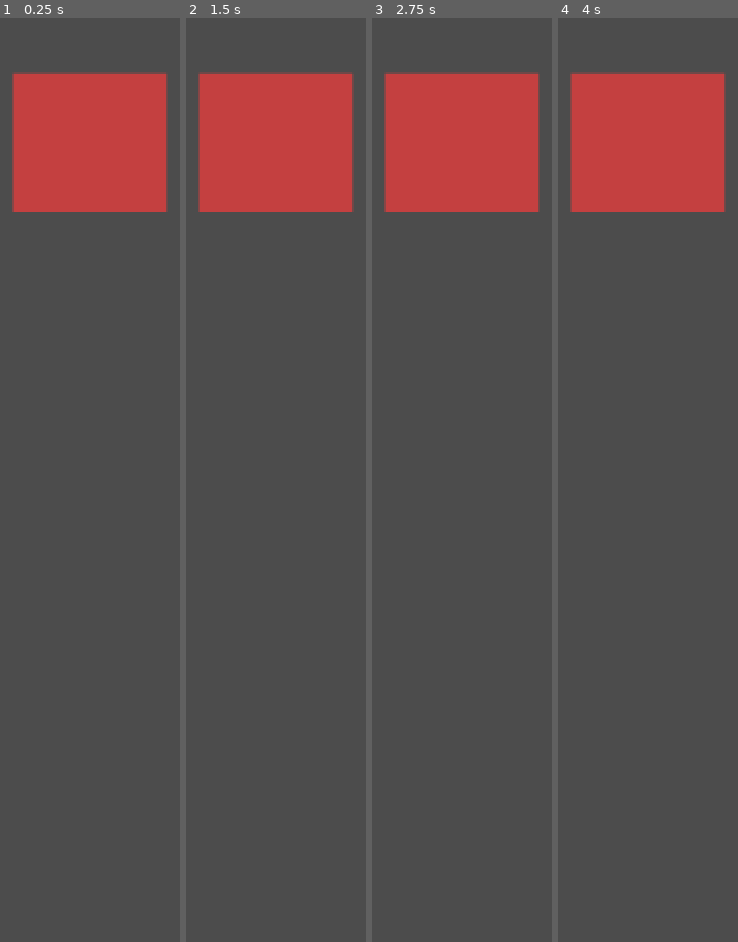
Above: before the commit, frames 1-4 (left to right).
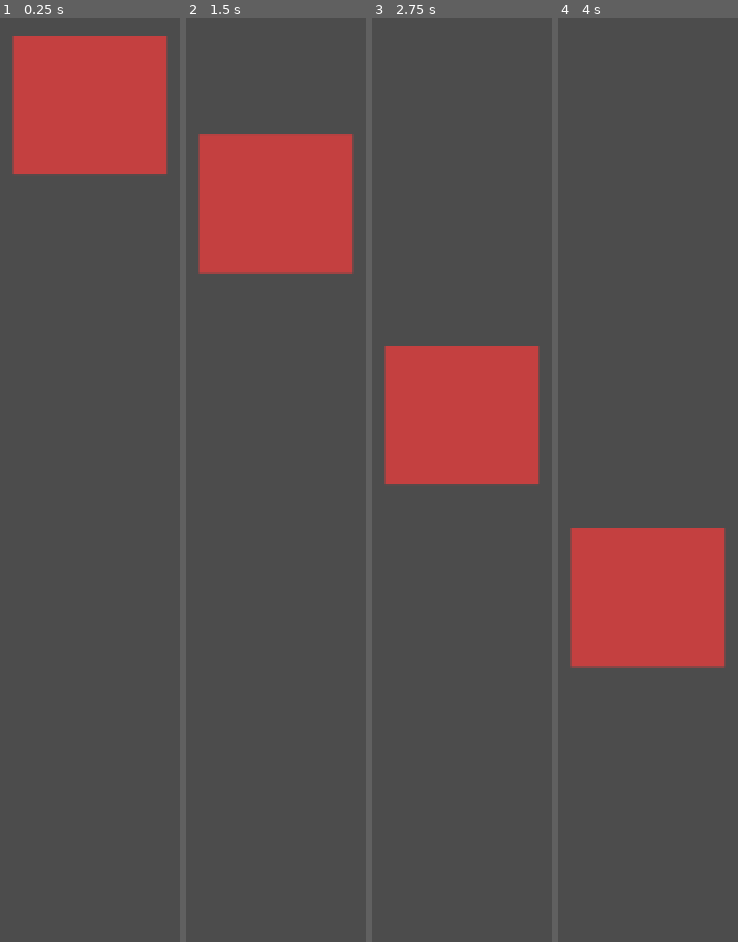
Above: after the commit, the same moments.

Repository: arthurnog/MicRunner
Game: Godot game, scene res://scenes/cursor.tscn
The game is run twice, just before and just after one commit, with the same random seed, the same clock (stepped at 60 frames per second) and the same inputs.
Inputs (mouse positions are in pixels of both pictures, inside the frame that each line leads up to):
- Up to frame 1 (0.25 s): no input
- Up to frame 2 (1.5 s): tap Enter at 0.5 s; move the mouse to (outside the picture) at 0.52 s; hold Up (ui_up) 0.53-1.28 s; click (outside the picture) at 0.67 s; move the mouse to (outside the picture) at 1.27 s; hold Down (ui_down) from 1.28 s (still down)
- Up to frame 3 (2.75 s): move the mouse to (outside the picture) at 2.02 s; release Down (ui_down) at 2.03 s; hold Up (ui_up) from 2.03 s (still down)
- Up to frame 4 (4 s): tap Space at 2.75 s; move the mouse to (601, 461) at 2.77 s; click (601, 461) at 2.92 s; tap Enter at 3.5 s; move the mouse to (outside the picture) at 3.52 s; release Up (ui_up) at 3.53 s; hold Down (ui_down) from 3.53 s (still down)

The runs differ from the first frame. In frame 1, 7.1% of the frame differs, in the area x 6-94%, y 1-21%; in frame 2, 12%; in frame 3, 26%; in frame 4, 26%, in the area x 6-94%, y 5-71%.

Commit message:
implementado movimento não amortecido

Diff:
--- a/humingRunner/scenes/cursor.tscn
+++ b/humingRunner/scenes/cursor.tscn
@@ -17,3 +17,4 @@
 [node name="Polygon2D" type="Polygon2D" parent="kinect"]
 color = Color( 0.769531, 0.252502, 0.252502, 1 )
 polygon = PoolVector2Array( -60.308, -55.0756, -60.308, 55.7992, 62.5532, 55.7992, 62.5532, -55.0756 )
+[connection signal="input_event" from="kinect" to="kinect" method="_input_event"]
--- a/humingRunner/scripts/cursorPhysics.gd
+++ b/humingRunner/scripts/cursorPhysics.gd
@@ -1,16 +1,44 @@
 extends KinematicBody2D
 
-var vel = 0
+var vel = Vector2(0,0)
+var motion = Vector2(0,0)
+const grav = 1000
+const speed = 2
 
 func _ready():
 	pass # Replace with function body.
 
 func _process(delta):
-	if position.y > 620:
-		vel = -(position.y - 620)*0.001
-	elif position.y < 620:
-		vel = (620 - position.y)*0.001
+	#if position.y > 620:
+	#	vel.y -= (position.y - 620)*0.1
+	#elif position.y < 620:
+	#	vel.y -= (620 - position.y)*0.1
+	#else:
+	#	vel.y = 0
+	#position += vel*delta
+	pass
+
+func _physics_process(delta):
+	#a movimentação será em torno de um ponto fixo como um centro gravitacional
+	#quando o cursor se afasta ele quer voltar para o centro
+
+	#problemas para amortecer o movimento
+
+	if Input.is_action_pressed("ui_up"):
+		position.y -= speed
+	elif Input.is_action_pressed("ui_down"):
+		position.y += speed
 	else:
-		vel = 0
+		if position.y < 620:
+			vel.y += grav*delta
+			motion = vel*delta
 
-#	pass
+		elif position.y > 620:
+			vel.y -= grav*delta
+			motion = vel*delta
+		else:
+			vel.y = 0
+			motion.y = 0
+	position += motion
+func _input_event(viewport, event, shape_idx):
+	pass
